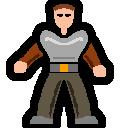
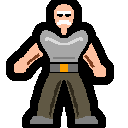
The second 128×128 image is a revision of the first. Changes to its layers:
painted on "face" over [left=53, top=4, right=75, bottom=11]
showed "bushy white eyebrows" over [left=57, top=11, right=71, bottom=15]
showed "white moustache" over [left=57, top=20, right=71, bottom=25]
showed "arm2 copy#2", painted on it over [left=83, top=43, right=101, bottom=70]
hid "arm2 copy#1" over [left=83, top=43, right=101, bottom=70]
added layer "arm copy#1" above "arm copy" over [left=19, top=43, right=43, bottom=68]
hid "arm copy" over [left=19, top=43, right=43, bottom=68]
removed layer "face#2" over [left=19, top=0, right=101, bottom=70]
renamed "arm copy#3" to "New Layer#2", showed it, moved it above "New Layer#1", painted on it over [left=19, top=0, right=101, bottom=70]
